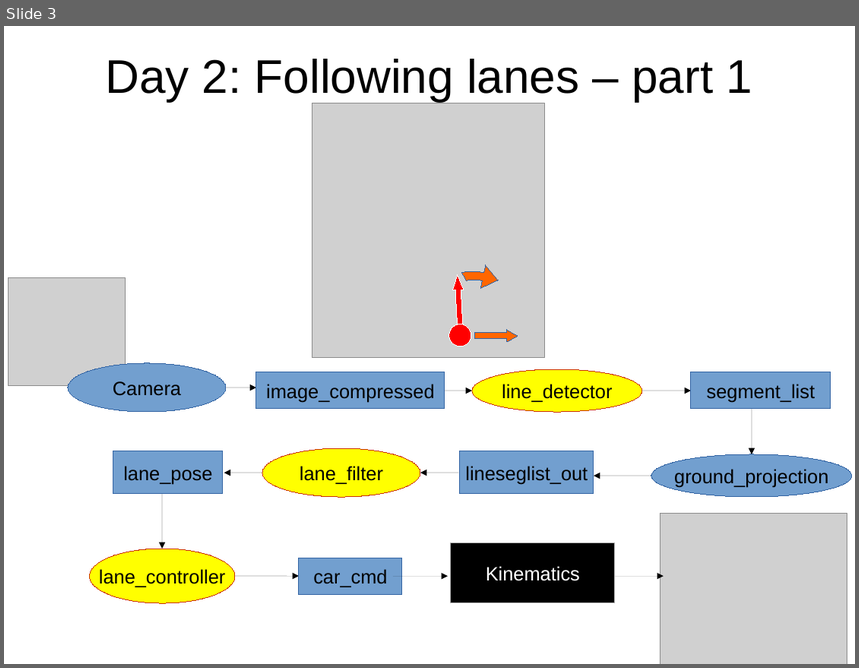
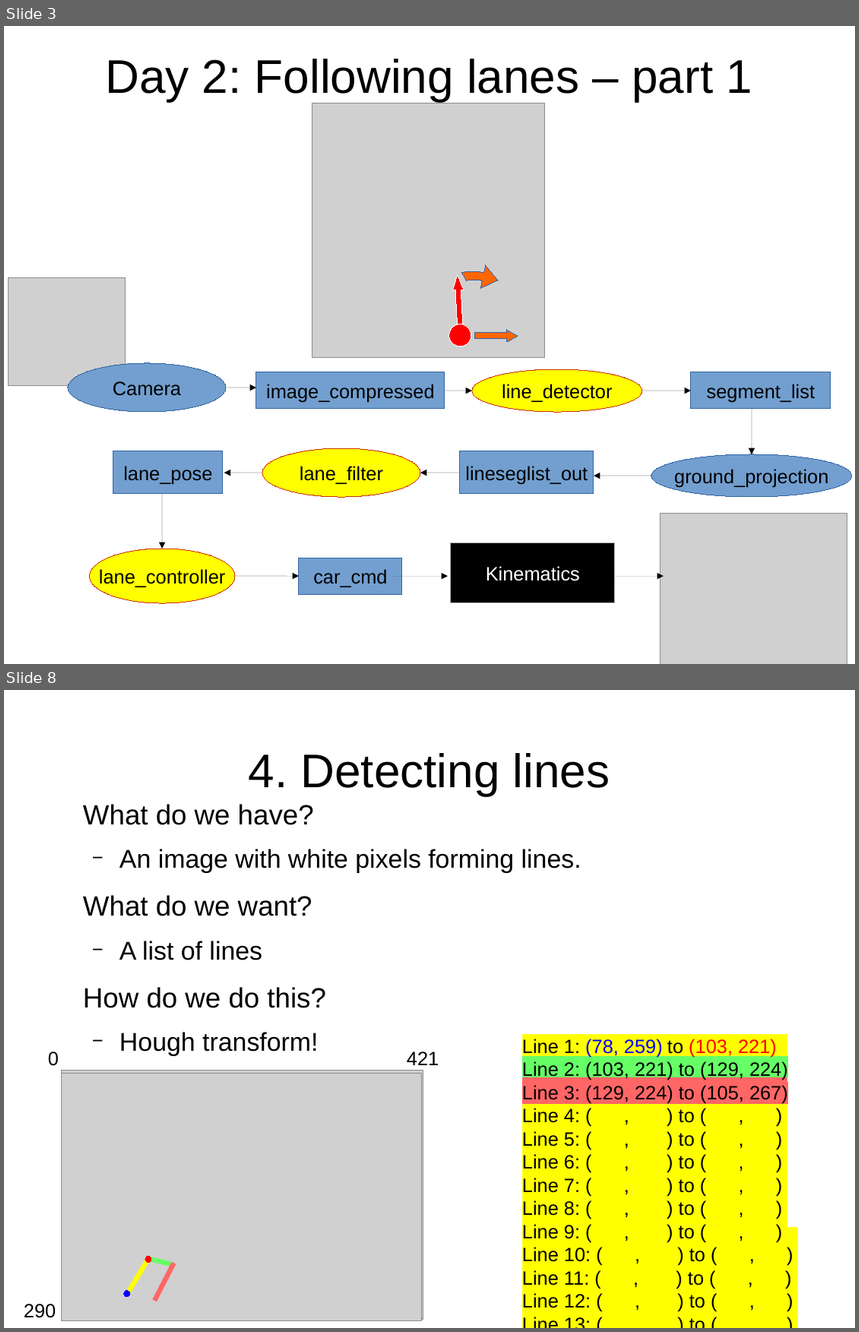
Before and after one commit to maivincent/MISE_presentations, a slide deck: step2_lane_control.odp. Shown one above the other, each under a label of ours: slide 3 before the commit, slides 3 and 8 after it; the slides between them are not shown. The pictures are 859x668 and 859x1332 pixels, drawn with LibreOffice and Linux fonts; fonts in the diff are those of the drawing; grey boxes stand for pictures. Boxes give left, top, right and bottom in pixels: in the first picture for what was removed or moved away, otherwise in the second. Text is boxed around its words. In the diff, an @@ line names an element or a change of style, - is before the commit and + after.

Commit message:
Step2 until hough transform

```diff
--- a/step2_lane_control.odp
+++ b/step2_lane_control.odp
@@ slide 8 added at bbox=[4, 690, 855, 1328], background #FFFFFF @@
@@ title added at bbox=[249, 753, 610, 796], 44 pt, text #000000 @@
+4. Detecting lines
@@ text added at bbox=[83, 804, 582, 1056], 24 pt, text #000000 @@
+What do we have?
+  − An image with white pixels forming lines.
+What do we want?
+  − A list of lines
+How do we do this?
+  − Hough transform!
@@ text added at bbox=[48, 1052, 59, 1066], 18 pt, text #000000 @@
+0
@@ text added at bbox=[407, 1052, 439, 1065], 18 pt, text #000000 @@
+421
@@ text added at bbox=[522, 1039, 788, 1309], 18 pt, text #000000 @@
+Line 1: (78, 259)
+Line 2: (103, 221) to (129, 224)
+Line 3: (129, 224) to (105, 267)
+Line 4: ( , ) to ( , )
+Line 5: ( , ) to ( , )
+Line 6: ( , ) to ( , )
+Line 7: ( , ) to ( , )
+Line 8: ( , ) to ( , )
+Line 9: ( , ) to ( , )
+Line 10: ( , ) to ( , )
+Line 11: ( , ) to ( , )
+Line 12: ( , ) to ( , )
+Line 13: ( , ) to ( , )
+Line 14: ( , ) to ( , )
@@ rectangle added at bbox=[523, 1034, 788, 1056], fill #FFFF00, outline #FFFF00 0 pt @@
@@ text added at bbox=[667, 1039, 777, 1057], 18 pt, text #FF0000 @@
+to (103, 221)
@@ picture added at bbox=[62, 1071, 424, 1319] @@
@@ picture added at bbox=[62, 1074, 422, 1322] @@
@@ rectangle added at bbox=[522, 1056, 788, 1078], fill #66FF66, outline #66FF66 0 pt @@
@@ rectangle added at bbox=[523, 1077, 788, 1099], fill #FF6666, outline #FF6666 0 pt @@
@@ rectangle added at bbox=[523, 1099, 788, 1328], fill #FFFF00, outline #FFFF00 0 pt @@
@@ rectangle added at bbox=[533, 1228, 798, 1328], fill #FFFF00, outline #FFFF00 0 pt @@
@@ line added from (129, 1293) to (150, 1258), #FFFF00 4.51 pt @@
@@ ellipse added at bbox=[145, 1257, 151, 1263], fill #FF0000, outline #FF0000 0 pt @@
@@ line added from (147, 1258) to (172, 1265), #66FF66 4.51 pt @@
@@ line added from (154, 1301) to (174, 1264), #FF6666 4.51 pt @@
@@ text added at bbox=[24, 1304, 56, 1319], 18 pt, text #000000 @@
+290
@@ ellipse added at bbox=[124, 1291, 130, 1297], fill #0000FF, outline #0000FF 0 pt @@
```
Also in this commit, not shown: 1 slide changed, 5 other slides added, 1 slide removed, 11 other files.
